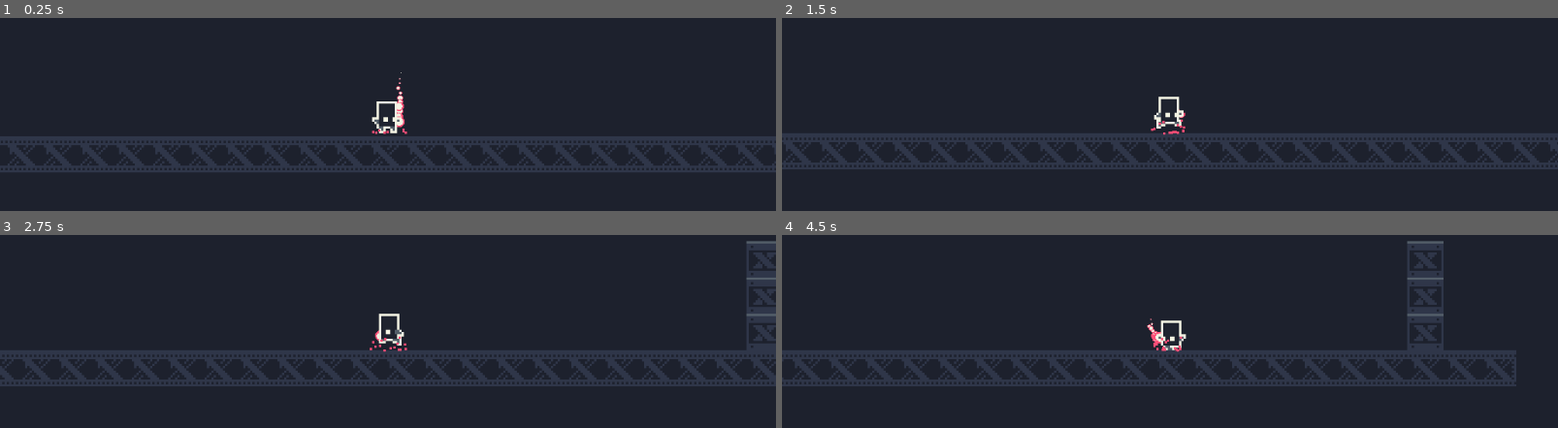
Above: before the commit, frames 1-4 (two rows, left to right).
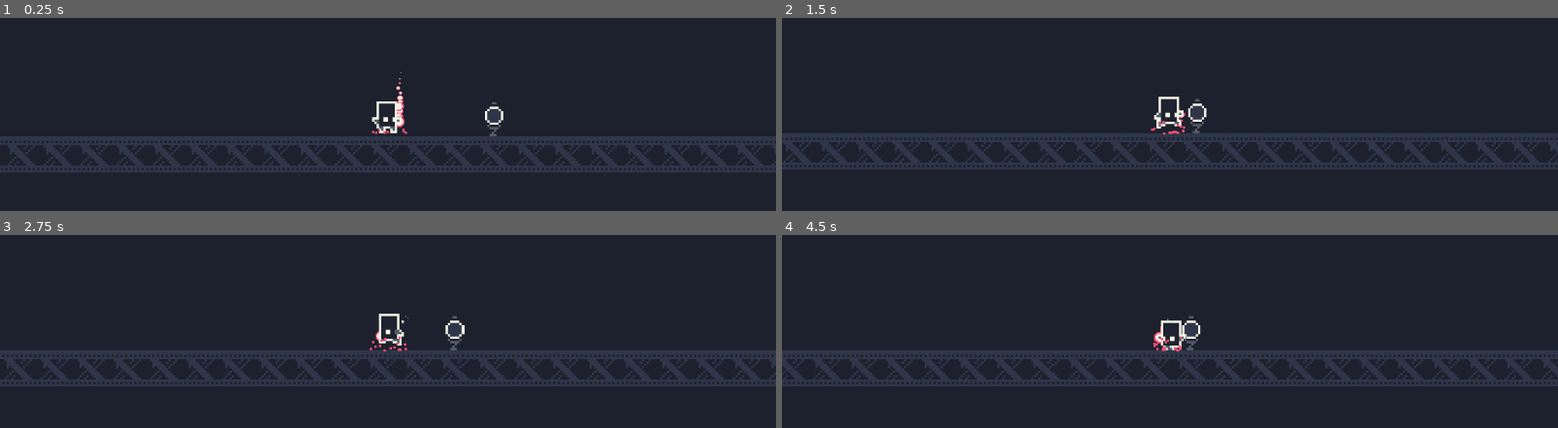
Above: after the commit, the same moments.

Repository: mhoogcarspel/charge_kid
Game: Godot game, scene res://levels/TestingChambers.tscn
Two runs of this game, one before a commit and one after it. Both use one fixed random seed, a clock stepped at 60 frames per second and the inputs below. The project has no main scene, so this scene is started directly.
Inputs:
- Up to frame 1 (0.25 s): no input
- Up to frame 2 (1.5 s): hold Right (ui_right) from 0.53 s (still down)
- Up to frame 3 (2.75 s): release Right (ui_right) at 2.03 s; hold Left (ui_left) from 2.03 s (still down)
- Up to frame 4 (4.5 s): release Left (ui_left) at 2.78 s; hold Right (ui_right) 2.78-4.28 s; hold Left (ui_left) from 4.28 s (still down)

The runs differ from the first frame. In frame 1, 0.2% of the frame differs, in the area x 62-65%, y 43-62%; in frame 2, 0.2%; in frame 3, 5.6%; in frame 4, 7.5%, in the area x 0-100%, y 3-79%.

Commit message:
ADD Fuel to testing level

Diff:
--- a/actors/Interactibles/Fuel.gd
+++ b/actors/Interactibles/Fuel.gd
@@ -1,5 +1,7 @@
 extends StaticBody2D
 
 func hit(bullet: PhysicsBody2D):
+	bullet.charge_bullet()
 	$FuelTank/AnimationPlayer.play("Hit")
-	bullet.charge_bullet()
+	yield($FuelTank/AnimationPlayer,"animation_finished")
+	$FuelTank/AnimationPlayer.play("Emptying")
--- a/levels/TestingChambers.tscn
+++ b/levels/TestingChambers.tscn
@@ -1,7 +1,8 @@
-[gd_scene load_steps=3 format=2]
+[gd_scene load_steps=4 format=2]
 
 [ext_resource path="res://assets/Tilemaps/SolidBlocks.tscn" type="PackedScene" id=1]
 [ext_resource path="res://actors/Player/Player.tscn" type="PackedScene" id=2]
+[ext_resource path="res://actors/Interactibles/Fuel.tscn" type="PackedScene" id=3]
 
 [node name="TestingChambers" type="Node"]
 
@@ -11,12 +12,8 @@
 [node name="Player" parent="." instance=ExtResource( 2 )]
 position = Vector2( 361.306, 295.972 )
 god_mode = true
-gravity_acceleration = 500.0
-max_fall_speed = 200.0
-horizontal_acceleration = 100.0
-horizontal_max_speed = 50.0
-number_of_jumps = 1
-jump_velocity = 200.0
-shoot_offset = 12.0
 
 [node name="CanvasLayer" type="CanvasLayer" parent="."]
+
+[node name="Fuel" parent="." instance=ExtResource( 3 )]
+position = Vector2( 408, 312 )
